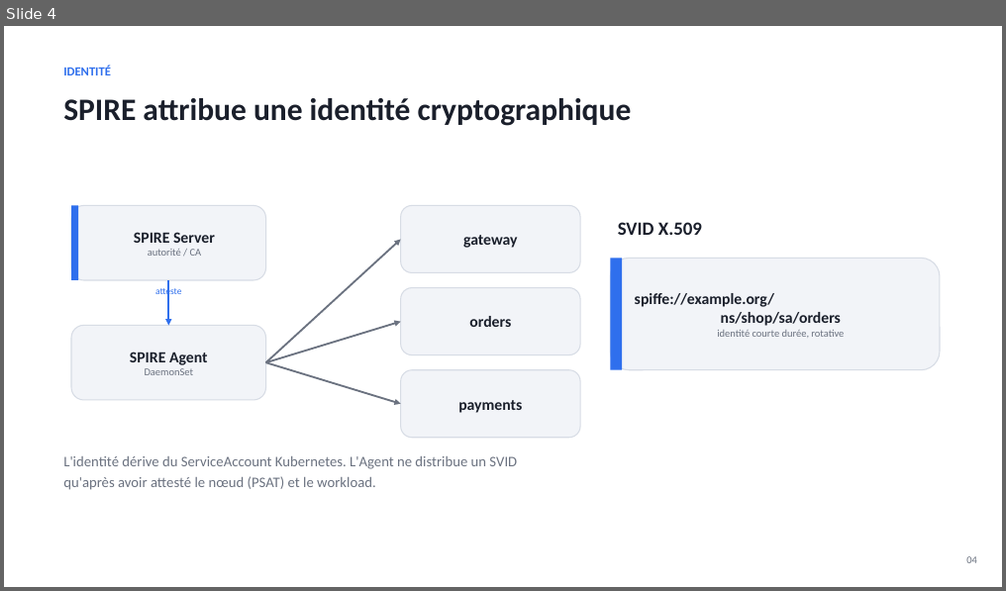
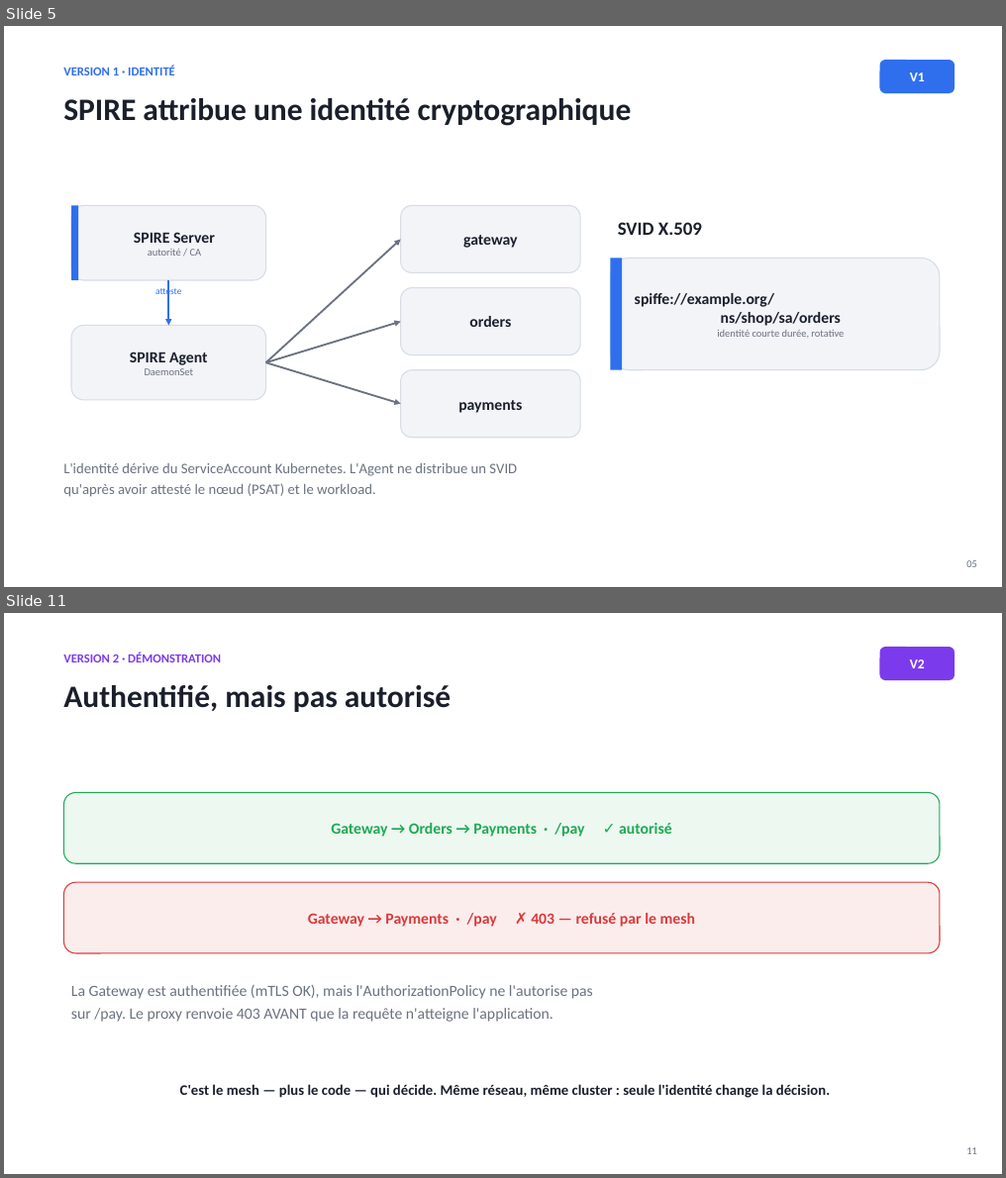
Before and after one commit to Sipixer/SPIRE-DevSecOps, a slide deck: slides/SPIRE-Zero-Trust.pptx. Shown one above the other, each under a label of ours: slide 4 before the commit, slides 5 and 11 after it; the slides between them are not shown. The pictures are 1006x591 and 1006x1178 pixels, drawn with LibreOffice and Linux fonts; fonts in the diff are those of the drawing. Boxes give left, top, right and bottom in pixels: in the first picture for what was removed or moved away, otherwise in the second. Text is boxed around its words. In the diff, an @@ line names an element or a change of style, - is before the commit and + after.

Commit message:
slides: deck réécrit en narratif d'évolution v1 -> v2
- 11 -> 17 slides. Fil rouge : le zero-trust (2 principes) porté
  différemment par les 2 versions.
- V1 (SPIRE manuel) : identité SVID, mTLS+policy en code, Envoy manuel,
  puis une slide 'limites' (charnière).
- V2 (Istio) : bascule (l'app -> le mesh), AuthorizationPolicy déclaratives,
  le 403 démontré, Kiali observable.
- slide comparaison v1 vs v2 (identité/mTLS/autz/observabilité).
- slide accès zero-trust : JIT SSH + Cloudflare Tunnel/Access.
- infra à jour (Istio au lieu de SPIRE dans les slides plateforme/CI).

```diff
--- a/slides/SPIRE-Zero-Trust.pptx
+++ b/slides/SPIRE-Zero-Trust.pptx
@@ slide 11 added at bbox=[4, 613, 1002, 1174], background #FFFFFF @@
@@ text added at bbox=[63, 652, 221, 663], 12 pt, text #7C3AED, bold @@
+VERSION 2 · DÉMONSTRATION
@@ rounded rectangle added at bbox=[880, 647, 954, 680], fill #7C3AED, 13 pt, text #FFFFFF, bold @@
+V2
@@ text added at bbox=[63, 685, 450, 712], 30 pt, text #1A1F2B, bold @@
+Authentifié, mais pas autorisé
@@ rounded rectangle added at bbox=[63, 792, 940, 863], fill #ECF8F0, outline #1FA955 1 pt, 15 pt, text #1FA955, bold @@
+Gateway → Orders → Payments · /pay ✓ autorisé
@@ rounded rectangle added at bbox=[63, 882, 940, 954], fill #FCEDED, outline #D93A3A 1 pt, 15 pt, text #D93A3A, bold @@
+Gateway → Payments · /pay ✗ 403 — refusé par le mesh
@@ text added at bbox=[71, 985, 593, 1022], 15 pt, text #6B7280 @@
+La Gateway est authentifiée (mTLS OK), mais l'AuthorizationPolicy ne l'autorise pas
+sur /pay. Le proxy renvoie 403 AVANT que la requête n'atteigne l'application.
@@ text added at bbox=[180, 1084, 830, 1098], 14 pt, text #1A1F2B, bold @@
+C'est le mesh — plus le code — qui décide. Même réseau, même cluster : seule l'identité change la décision.
@@ text added at bbox=[966, 1148, 977, 1155], 10 pt, text #6B7280 @@
+11
@@ what was slide 4 is now slide 5 @@
@@ slide 5 changed as well @@
@@ text at bbox=[63, 65, 175, 76]: text changed @@
-IDENTITÉ
+VERSION 1 · IDENTITÉ
@@ rounded rectangle added at bbox=[880, 60, 954, 93], fill #2F6FED, 13 pt, text #FFFFFF, bold @@
+V1
@@ text "L'identité dérive du ServiceAccount Kubernetes. ...": place and size @@
-text "L'identité dérive du ServiceAccount Kubernetes. ..." at bbox=[63, 457, 517, 490]
+text "L'identité dérive du ServiceAccount Kubernetes. ..." at bbox=[63, 464, 517, 497]
@@ text removed at bbox=[966, 557, 977, 564] @@
-04
@@ text added at bbox=[966, 561, 977, 568], 10 pt, text #6B7280 @@
+05
```
Also in this commit, not shown: 7 other slides changed, 8 other slides added, 3 slides removed, 1 other file.
